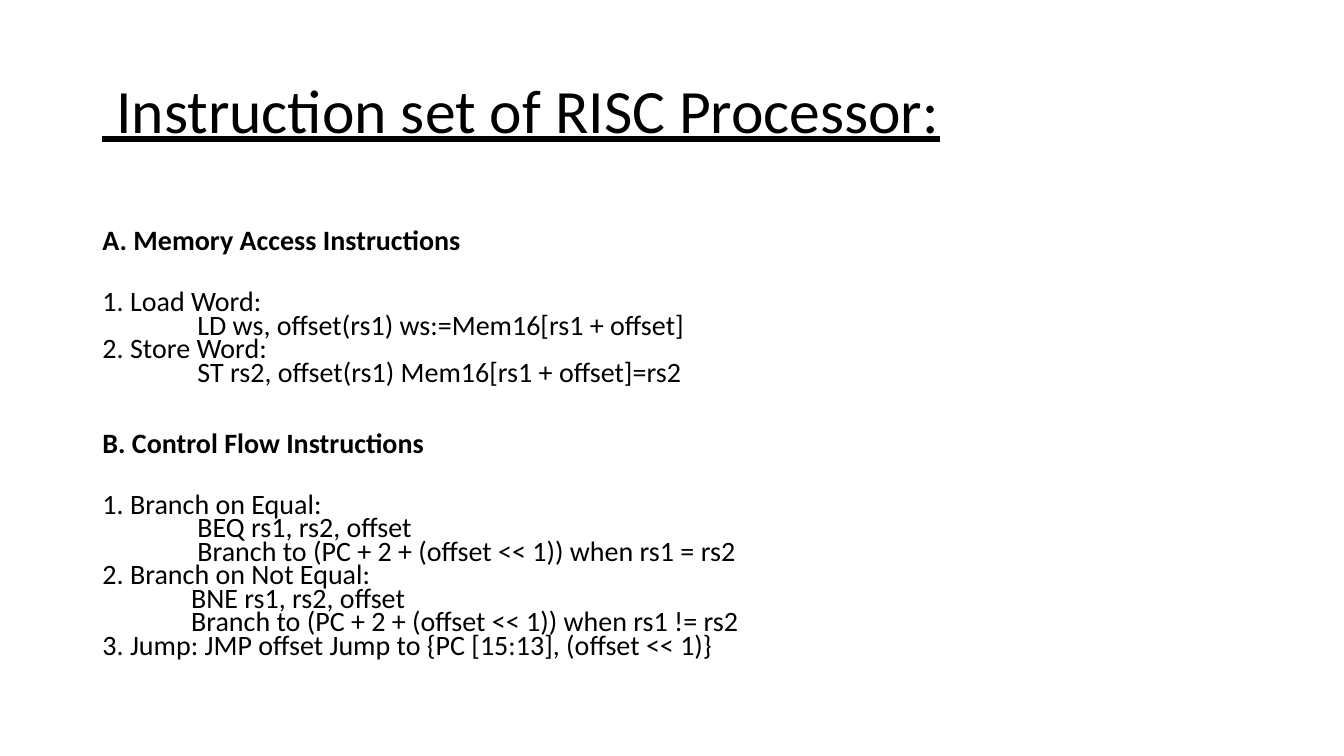
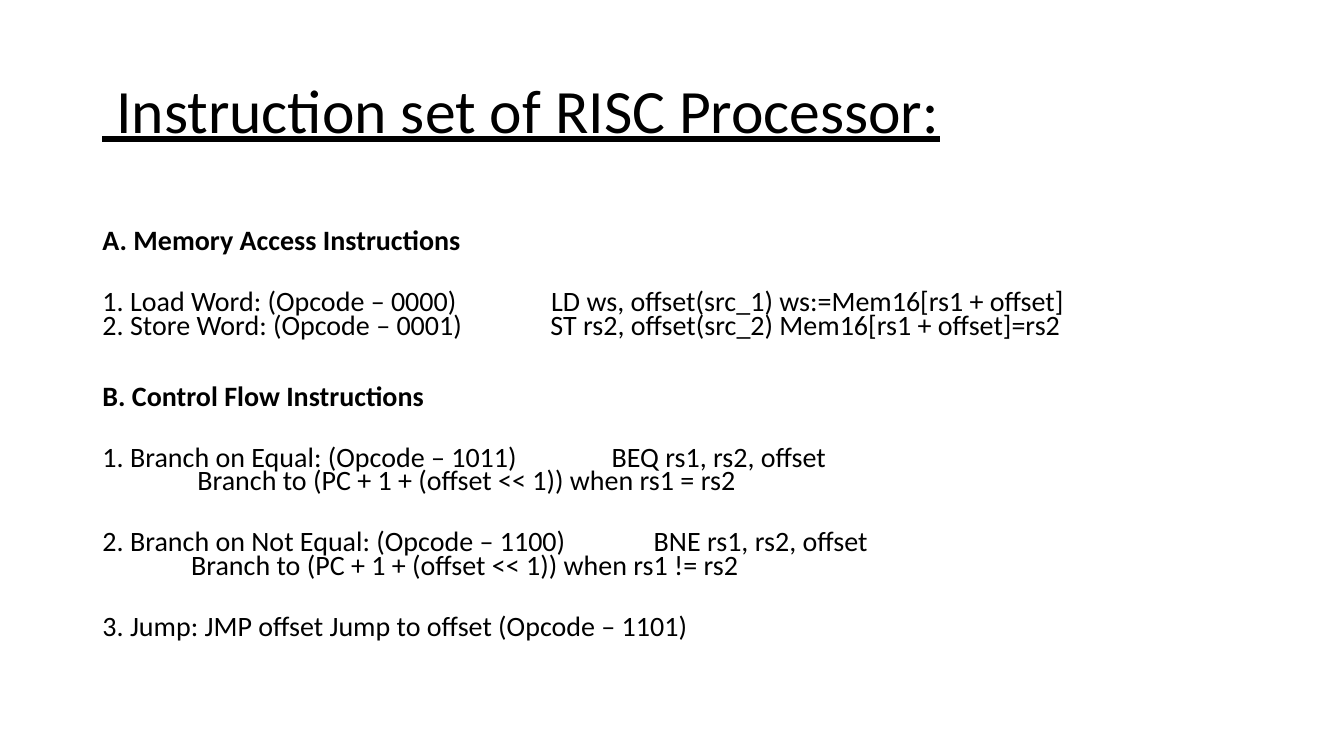
Before and after one commit to srilven/svfinal_risc, a slide deck: slide 7 of SV_final_project_ppt.pptx (slide 6 before the commit). Drawn at 1344x756 pixels with LibreOffice and Linux fonts; fonts in the diff are those of the drawing. Boxes give left, top, right and bottom in pixels: in the first picture for what was removed or moved away, otherwise in the second. Text is boxed around its words. In the diff, an @@ line names an element or a change of style, - is before the commit and + after.

```diff
--- a/SV_final_project_ppt.pptx
+++ b/SV_final_project_ppt.pptx
@@ text at (x1=102, y1=290, x2=1064, y2=641): text changed @@
-1. Load Word:
-LD ws, offset(rs1) ws:=Mem16[rs1 + offset]
-2. Store Word:
-ST rs2, offset(rs1) Mem16[rs1 + offset]=rs2
-B. Control Flow Instructions
-1. Branch on Equal:
-BEQ rs1, rs2, offset
-Branch to (PC + 2 + (offset << 1)) when rs1 = rs2
-2. Branch on Not Equal:
-BNE rs1, rs2, offset
-Branch to (PC + 2 + (offset << 1)) when rs1 != rs2
-3. Jump: JMP offset Jump to {PC [15:13], (offset << 1)}
+1. Load Word: (Opcode – 0000) LD ws, offset(src_1) ws:=Mem16[rs1 + offset]
+2. Store Word: (Opcode – 0001) ST rs2, offset(src_2) Mem16[rs1 + offset]=rs2
+B. Control Flow Instructions
+1. Branch on Equal: (Opcode – 1011) BEQ rs1, rs2, offset
+Branch to (PC + 1 + (offset << 1)) when rs1 = rs2
+2. Branch on Not Equal: (Opcode – 1100) BNE rs1, rs2, offset
+Branch to (PC + 1 + (offset << 1)) when rs1 != rs2
+3. Jump: JMP offset Jump to offset (Opcode – 1101)
```
Also in this commit, not shown: 1 other slide changed, 1 slide added.
